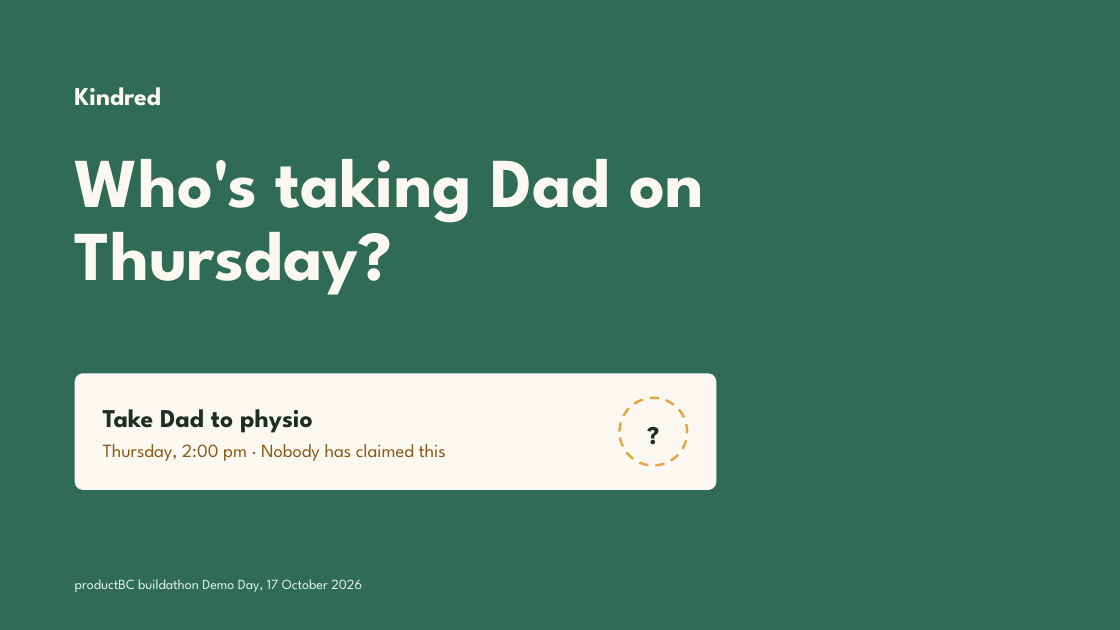
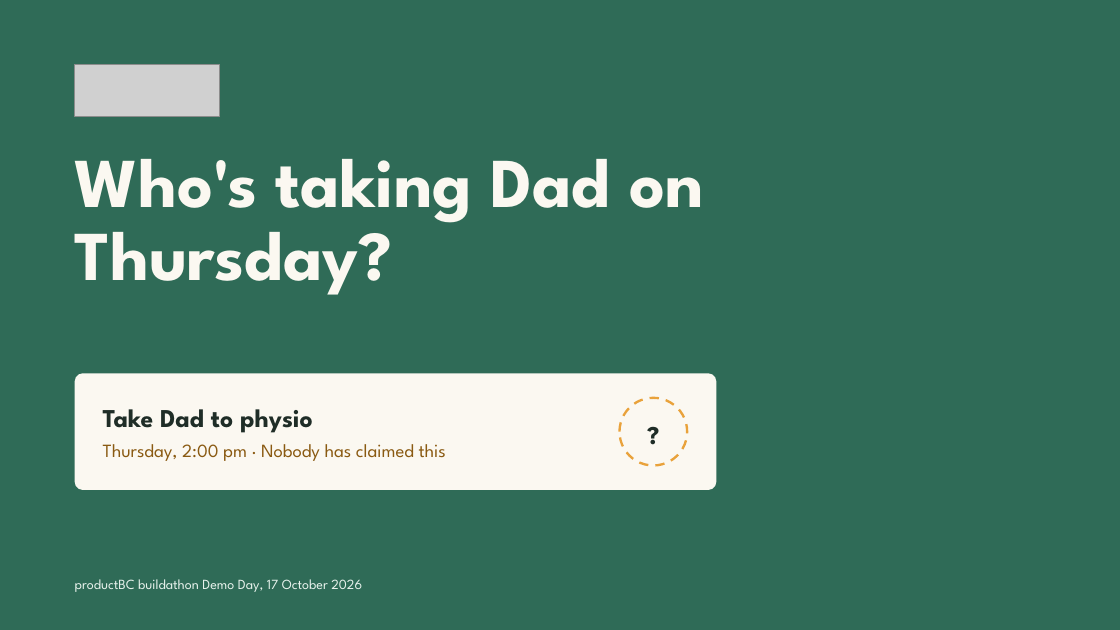
Before and after one commit to Team-Claudia/kindred, a slide deck: slide 1 of docs/pitch/Kindred Demo Day Pitch V3.pptx. Drawn at 1120x630 pixels with LibreOffice and Linux fonts; fonts in the diff are those of the drawing; grey boxes stand for pictures. Boxes give left, top, right and bottom in pixels: in the first picture for what was removed or moved away, otherwise in the second. Text is boxed around its words. In the diff, an @@ line names an element or a change of style, - is before the commit and + after.

```diff
--- a/docs/pitch/Kindred Demo Day Pitch V3.pptx
+++ b/docs/pitch/Kindred Demo Day Pitch V3.pptx
@@ text removed at bbox=[75, 87, 162, 106] @@
-Kindred
@@ picture added at bbox=[75, 65, 220, 117] @@
```
Also in this commit, not shown: 1 other slide changed, 13 other files.
